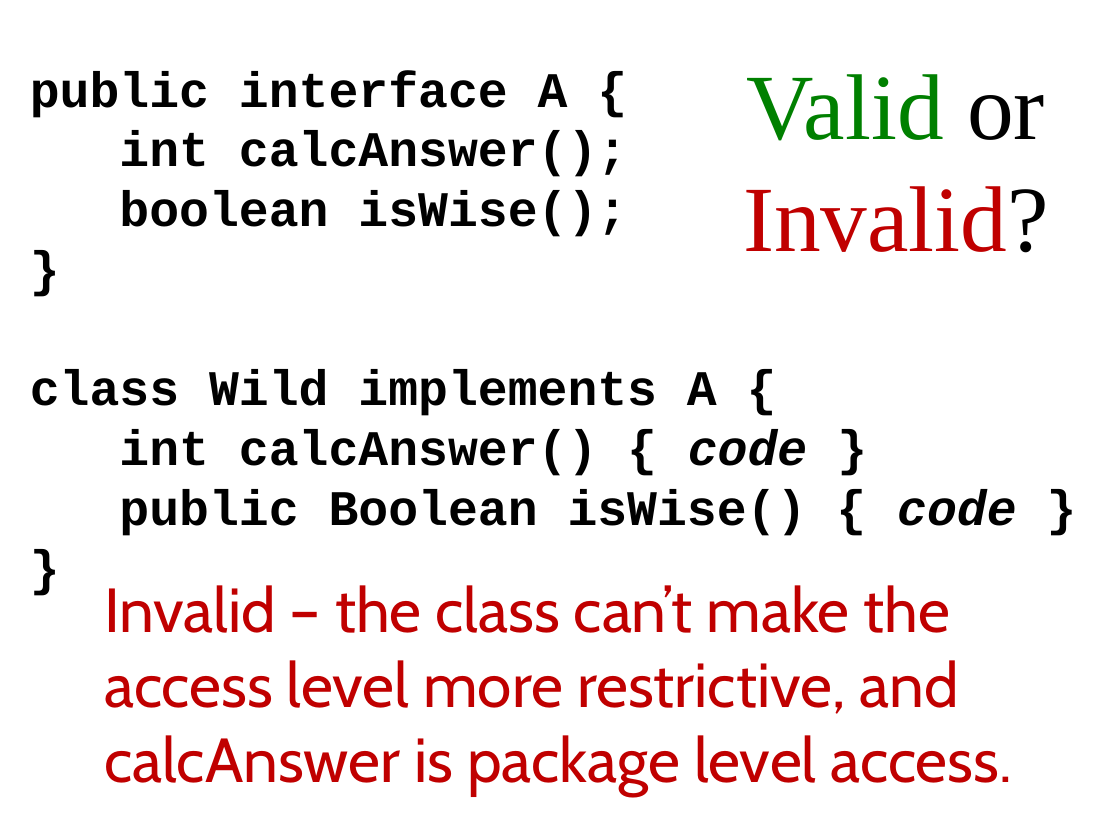
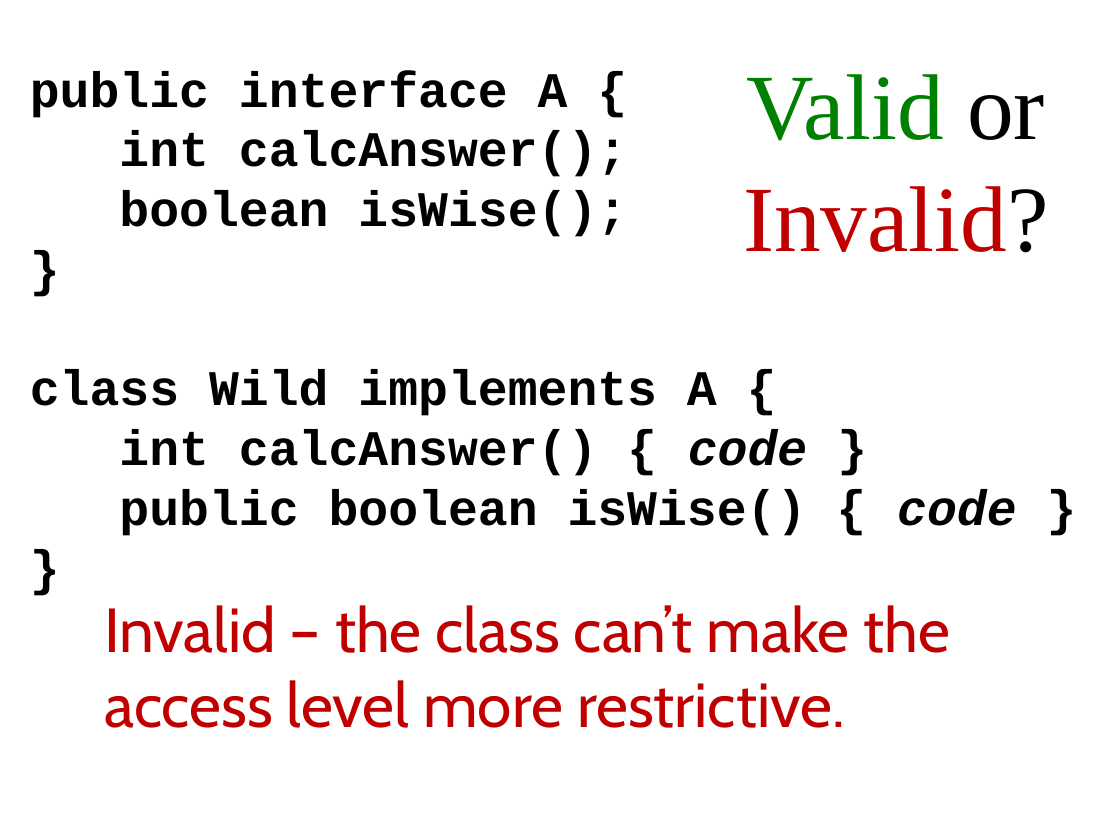
Before and after one commit to Cy-FairCS/cs3, a slide deck: slide 64 of u04a_interfaces/notes/_interfaces notes.pptx (slide 63 before the commit). Drawn at 1120x840 pixels with LibreOffice and Linux fonts; fonts in the diff are those of the drawing. Boxes give left, top, right and bottom in pixels: in the first picture for what was removed or moved away, otherwise in the second. Text is boxed around its words. In the diff, an @@ line names an element or a change of style, - is before the commit and + after.

```diff
--- a/u04a_interfaces/notes/_interfaces notes.pptx
+++ b/u04a_interfaces/notes/_interfaces notes.pptx
@@ subtitle at box(119, 489, 1016, 536): text changed @@
-public Boolean isWise() { code }
+public boolean isWise() { code }
@@ text at box(104, 605, 950, 728): text changed @@
-Invalid – the class can’t make the access level more restrictive, and calcAnswer is package level access.
+Invalid – the class can’t make the access level more restrictive.
```
Also in this commit, not shown: 15 other slides changed, 3 slides added, 1 slide removed.
